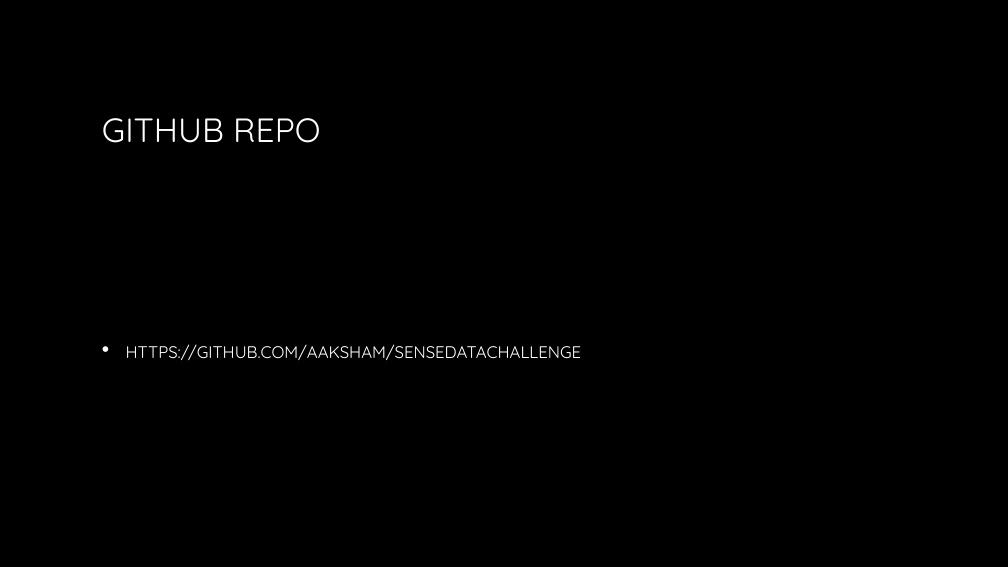
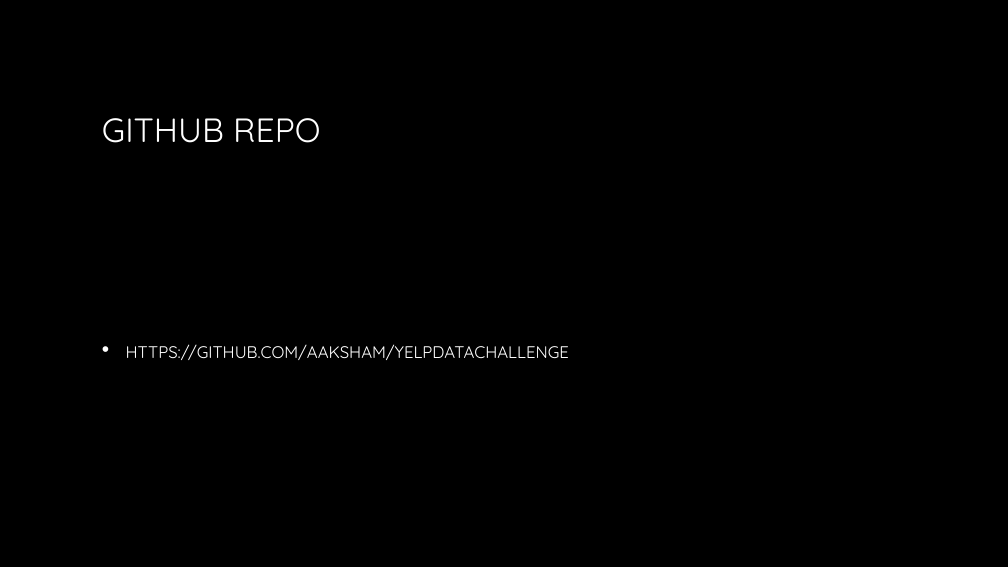
Before and after one commit to aaksham/yelpdatachallenge, a slide deck: slide 21 of sense.pptx. Drawn at 1008x567 pixels with LibreOffice and Linux fonts; fonts in the diff are those of the drawing; background and template pictures are left out. Boxes give left, top, right and bottom in pixels: in the first picture for what was removed or moved away, otherwise in the second. Text is boxed around its words. In the diff, an @@ line names an element or a change of style, - is before the commit and + after.

Commit message:
fix github repo link

```diff
--- a/sense.pptx
+++ b/sense.pptx
@@ text at (x1=126, y1=344, x2=569, y2=360): text changed @@
-• https://github.com/aaksham/sensedatachallenge
+• https://github.com/aaksham/yelpdatachallenge
```
Also in this commit, not shown: 1 other slide changed.
